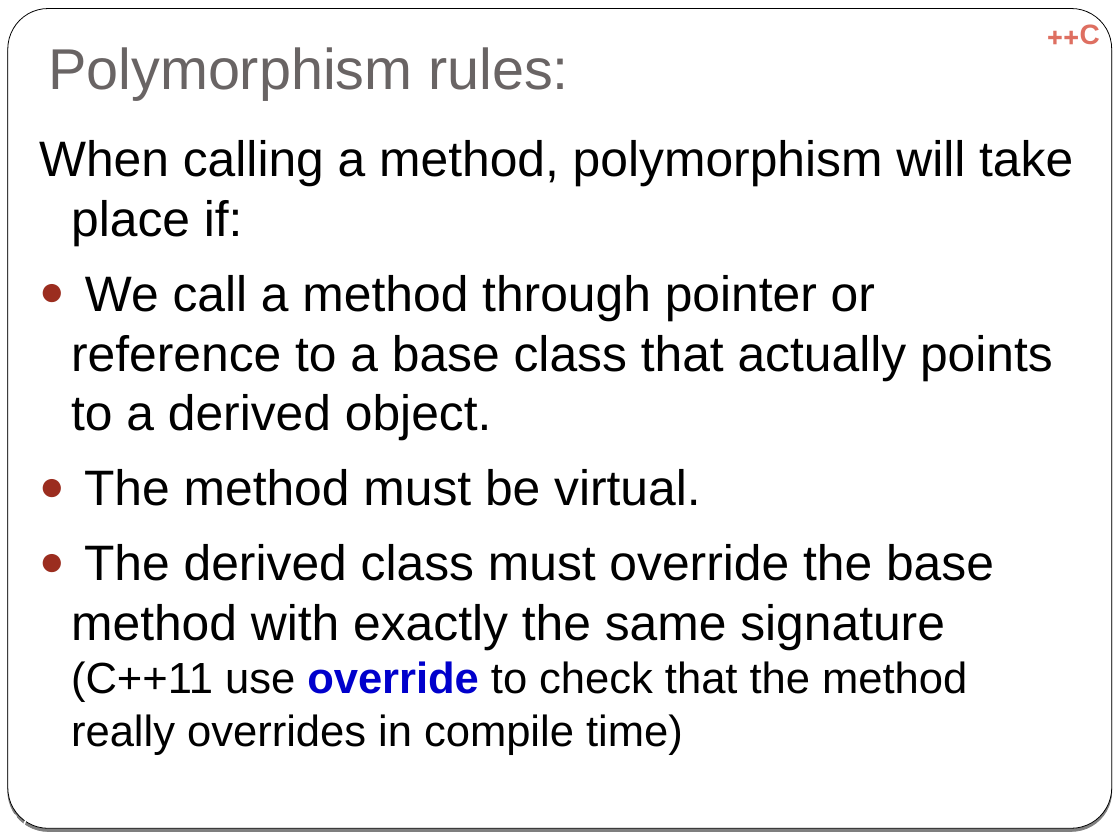
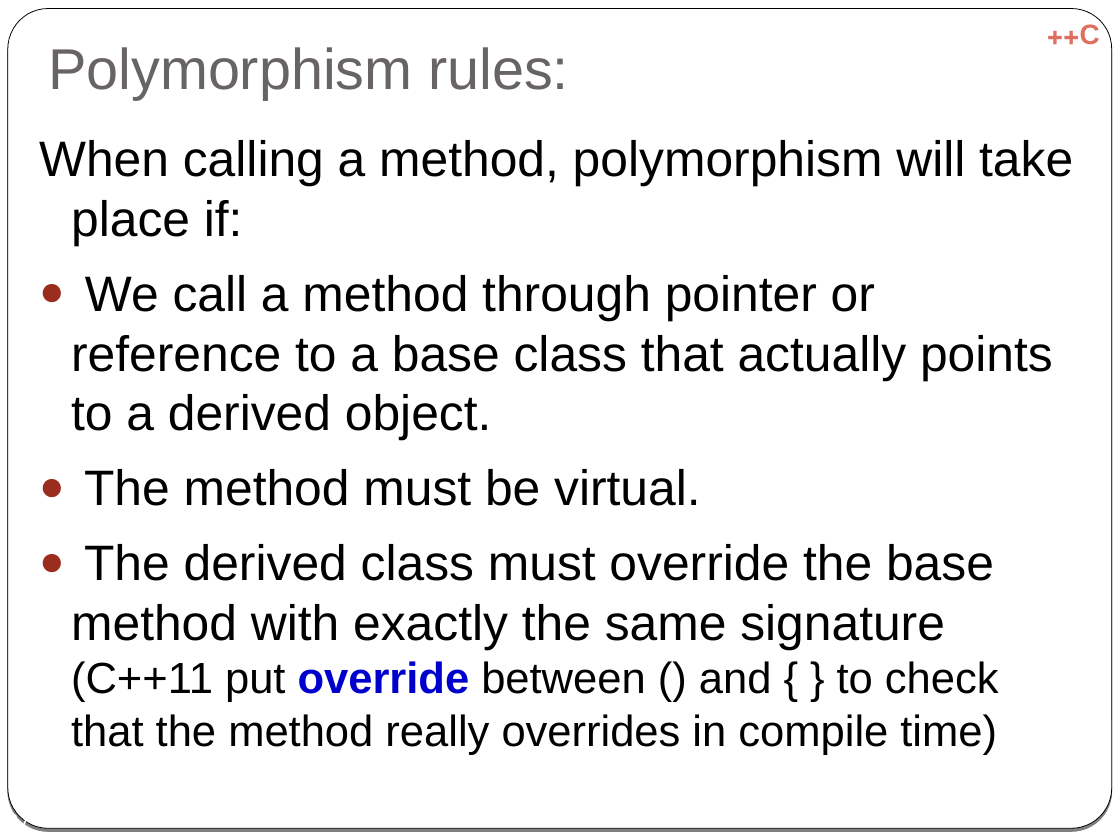
Before and after one commit to cpp-at-ariel/cpp-5778, a slide deck: slide 27 of week06-inheritance/slides-virtual.odp. Drawn at 1120x840 pixels with LibreOffice and Linux fonts; fonts in the diff are those of the drawing. Boxes give left, top, right and bottom in pixels: in the first picture for what was removed or moved away, otherwise in the second. Text is boxed around its words. In the diff, an @@ line names an element or a change of style, - is before the commit and + after.

Commit message:
week 7 updates after class

```diff
--- a/week06-inheritance/slides-virtual.odp
+++ b/week06-inheritance/slides-virtual.odp
@@ text at (x1=71, y1=544, x2=999, y2=755): text changed; size 32 to 28 pt @@
-  ● The derived class must override the base method with exactly the same signature
-    (C++11 use override to check that the method really overrides in compile time)
+  ● The derived class must override the base method with exactly the same signature
+    (C++11 put override between () and { } to check that the method really overrides in compile time)
```
Also in this commit, not shown: 17 other slides changed, 1 slide added, 6 other files.
